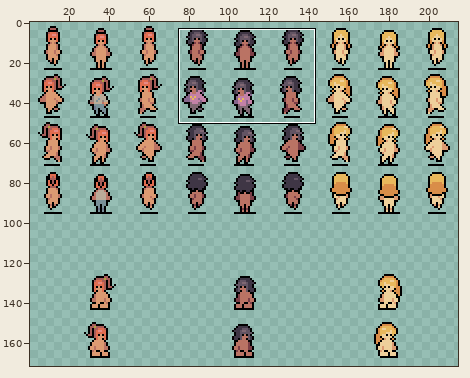
Pixel-art file -- ART/Jacson/Sprites/Friends.aseprite. Above, an overview of the earlier version with the close-up marked.
Close-up. Earlier state:
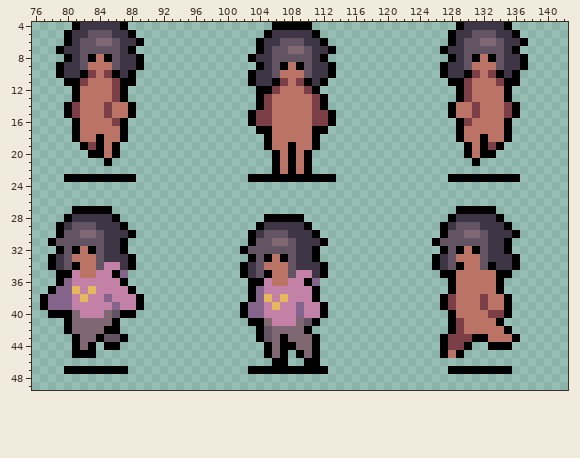
288x192 pixels, 1 frame. Shown: x 76..142, y 4..49. The wide view leaves out empty margins. The commit also changed other parts of the picture, which this record leaves out.
The result:
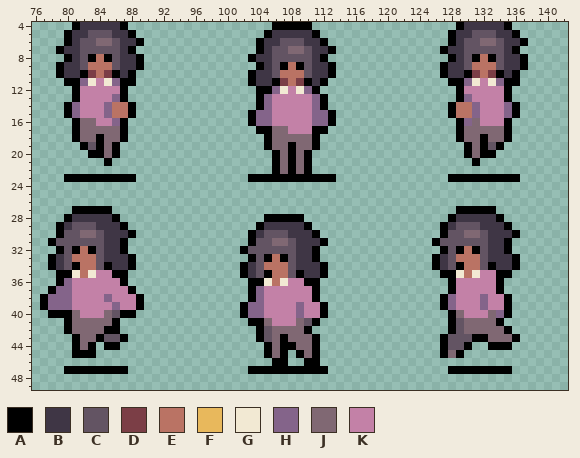
Palette (. is transparent): A #000000  B #3f3645  C #635463  D #7b3e46  E #ba7364  F #e8b85c  G #f2e9d3  H #84648a  J #806873  K #c381a7
Difference:
@@ x 76..142 @@
 10 ...ABBADEDABA..............ABBCEEECBBA.............ABBADEDABA......
-11 ....AADEEEDAA..............ABBADEDABA...............AADEEEDAA......
-12 .....AEEEEDA................AADEEEDA.................ADEEEEA.......
-13 .....AEEEEDA................ADEEEEEDA................ADEEEEA.......
-14 ....ADEEEDEEA...............ADEEEEEDA...............AEEDEEEDA......
-15 ....ADEEEDEEA..............ADDEEEEEDDA..............AEEDEEEDA......
-16 .....AEEEEDA...............ADDEEEEEDDA...............ADEEEEA.......
-17 .....AEEEEEA................AAEEEEEAA................AEEEEEA.......
-18 .....AEEAEEA.................AEEEEEA.................AEEAEEA.......
-19 ......ADAEA..................AEEAEEA..................AEADA........
-20 .......AAEA...................AEAEA...................AEAA.........
-21 .........A....................AEAEA....................A...........
-22 ..............................AEAEA................................
+11 ....AAHGKGHAA..............ABBADEDABA...............AAHGKGHAA......
+12 .....AKKKKKA................AAHGKGHA.................AKKKKKA.......
+13 .....AKKKKHA................AHKKKKKHA................AHKKKKA.......
+14 ....AHKKKHEEA...............AHKKKKKHA...............AEEHKKKHA......
+15 ....AHKKKHEEA..............AHHKKKKKHHA..............AEEHKKKHA......
+16 .....AJJKKHA...............AHHKKKKKHHA...............AHJKKKA.......
+17 .....AJJJJJA................AAJJKKKAA................AJJJJJA.......
+18 .....AJJAJJA.................AJJJJJA.................AJJAJJA.......
+19 ......ACAJA..................AJJAJJA..................AJACA........
+20 .......AAJA...................AJAJA...................AJAA.........
+21 .........A....................AJAJA....................A...........
+22 ..............................AJAJA................................
 23 ....AAAAAAAAA..............AAAAAAAAAAA..............AAAAAAAAA......
@@ x 76..142 @@
 33 ..ABCEEECBBBA..............ACAEACBBA..............ABCEEECBBBA......
-34 ..ABCAEECKKBA.............ABCEEECBBBA.............ABCAEECABBA......
-35 ...AAKEEKKAH..............ABCAEECKKBA..............AAEEEEEAA.......
-36 ...AHKKKKKKA...............AAKEEKKAH................AEEEEEA........
-37 ..AHHFKFKKKKA..............AHKKKKKKA................AEEEEEA........
-38 .AHHHKFKKHKKKA.............AHFKFKKKA...............ADEEEDEEA.......
-39 .AHHHKKKKKHKKA............AHHKFKKHKKA..............ADEEEDEEA.......
-40 ..AAAJKKKJCAA.............AHHKKKKHKKA...............AEEEEDDA.......
-41 ....AJJJJJA................AAJKKKJCA................ADEEEEA........
-42 ....AJJJJAA.................ACJJJJA.................ADEEEEEA.......
-43 .....AJJACCA................ACJAJJJA...............ADDDAAEEEA......
-44 .....AJA.AA..................AJAAJJA...............ADDA..AAA.......
-45 .....AAA.....................AJA.AJA...............AEA.............
+34 ..ABCAEECABBA.............ABCEEECBBBA.............ABCAEECABBA......
+35 ...AAGEGKKAA..............ABCAEECABBA..............AAGEGKKAA.......
+36 ...AHKKKKKKA...............AAGEGKKAA................AKKKKKA........
+37 ..AHHKKKKKKKA..............AHKKKKKKA................AKKKKKA........
+38 .AHHHKKKKHKKKA.............AHKKKKKKA...............AHKKKHKKA.......
+39 .AHHHKKKKKHKKA............AHHKKKKHKKA..............AHKKKHKKA.......
+40 ..AAAJKKKJCAA.............AHHKKKKHKKA...............AJKKKJHA.......
+41 ....AJJJJJA................AAJKKKJCA................ACJJJJA........
+42 ....AJJJJAA.................ACJJJJA.................ACJJJJJA.......
+43 .....AJJACCA................ACJAJJJA...............ACCCAAJJJA......
+44 .....AJA.AA..................AJAAJJA...............ACCA..AAA.......
+45 .....AAA.....................AJA.AJA...............AJA.............
 46 ..............................AA..AA...............................
Pixel boxes of the changes (left, top, right, bottom) in both close-ups:
changed: (72, 78, 120, 158)
changed: (464, 78, 512, 158)
changed: (256, 86, 328, 174)
changed: (72, 262, 128, 302)
changed: (264, 270, 320, 310)
changed: (448, 270, 512, 358)
